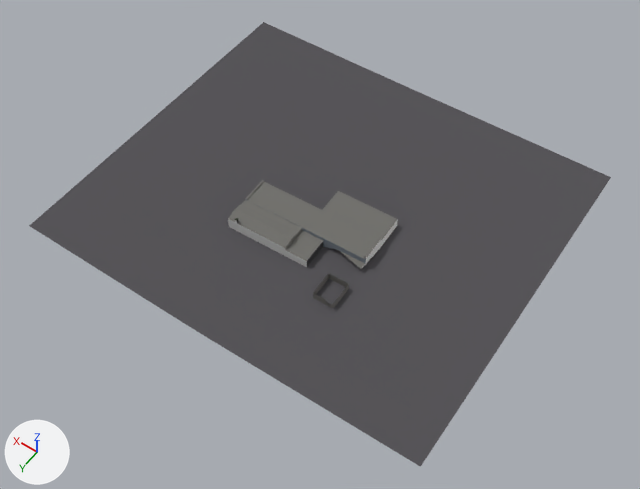
One commit to the glTF model public/twins/chatt/models/500-broad-street.glb: the scene before it, then after it.
The view is the same before and after, from a 50 mm lens placed at (-170.0, 243.0, 344.0), pointed at (-8.0, 18.0, -10.0). The lights are fixed; the arrows at lower left show +X, +Y and +Z. The first picture is the older version. Where no turn or scale is listed for an object, it has been applied to the vertices. Vertices at exactly the same position are counted once.

Script lines for the objects in view, before the commit:
```python
me_mesh_0 = bpy.data.meshes.new('Mesh_0')
me_mesh_0.from_pydata(...)  # 120 vertices, 202 faces; spans x -115.0..115.0, y -98.0..100.0, z -5.0..5.0
# faces by material slot: [52, 150]
me_mesh_0.materials.append(mat_palettematerial001)  # picture img_palettebasecolor
me_mesh_0.materials.append(mat_palettematerial002)  # picture img_palettebasecolor
# before: 0 (-40.0, 38.0, 0.0) at pixel (348, 283), 8 (-40.0, 54.0, 0.0) at pixel (331, 305), 17 (-29.0, 39.0, 0.0) at pixel (328, 273), 100 (-40.0, 28.0, -1.0) at pixel (361, 269), 102 (-40.0, 24.0, -1.0) at pixel (365, 263)
# before: 106 (-39.0, 9.0, 1.0) at pixel (381, 240), 111 (-39.0, 9.0, -5.0) at pixel (380, 247)
ob_mesh_0 = bpy.data.objects.new('Mesh_0', me_mesh_0)
ob_mesh_0.location = (0.4, -0.3, 4.8)
```
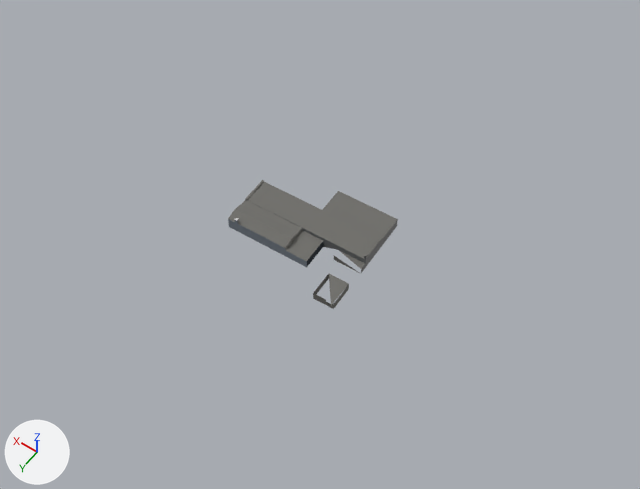
Where the newer file only moved an object's origin or applied its transform, the numbers keep the older frame.

Where the change shows, as pixel boxes (x1, y1, x2, y2) in the pictures (640 x 489 px):
'Mesh_0', reshaped (71% narrower, 71% shorter): before (29, 22, 611, 467); after (228, 180, 398, 309)
part 1 of me_mesh_0, deleted: before (29, 22, 611, 467)
part 2 of me_mesh_0, built on: before (362, 242, 381, 268); after (329, 242, 381, 305)
part 3 of me_mesh_0, surface changed: (228, 199, 398, 267) in both

The change, as a list of edits to the scene's bpy script:
```text
Change me_mesh_0:
    used by ob_mesh_0; location = (0.4, -0.3, 4.8)
    verts and faces of me_mesh_0; kept vertices keep their numbers, new ones are numbered from 120
    remove me_mesh_0.from_pydata(...)  # 120 vertices, 202 faces; spans x -115.0..115.0, y -98.0..100.0, z -5.0..5.0
    add me_mesh_0.from_pydata(...)  # 96 vertices, 162 faces; spans x -41.0..31.0, y -7.0..54.0, z -5.0..5.0
    me_mesh_0 part 1: the loose piece of 27 vertices spanning x -115.0..115.0, y -98.0..100.0, z -5.0..-3.0 is deleted
    me_mesh_0 part 2
    add delete_faces([(102, 111, 106), (100, 111, 102)])
    add verts[120] = (-40.0, 28.0, -5.0)  # pixel (360, 273)
    add verts[121] = (-24.0, 28.0, -5.0)  # pixel (333, 259)
    add verts[122] = (-24.0, 28.0, -1.0)  # pixel (333, 255)
    add faces += [(120, 121, 122)]  # mat_palettematerial001 (picture img_palettebasecolor)
    add faces += [(0, 17, 8), (106, 120, 111), (102, 120, 106), (100, 120, 102)]  # mat_palettematerial002 (picture img_palettebasecolor)
    me_mesh_0 part 3: 86 kept faces spanning x -40.0..31.0, y -7.0..42.0, z -5.0..5.0 get new texture (UV) coordinates
    other edits to the shape of me_mesh_0 do not show in these pictures
```
